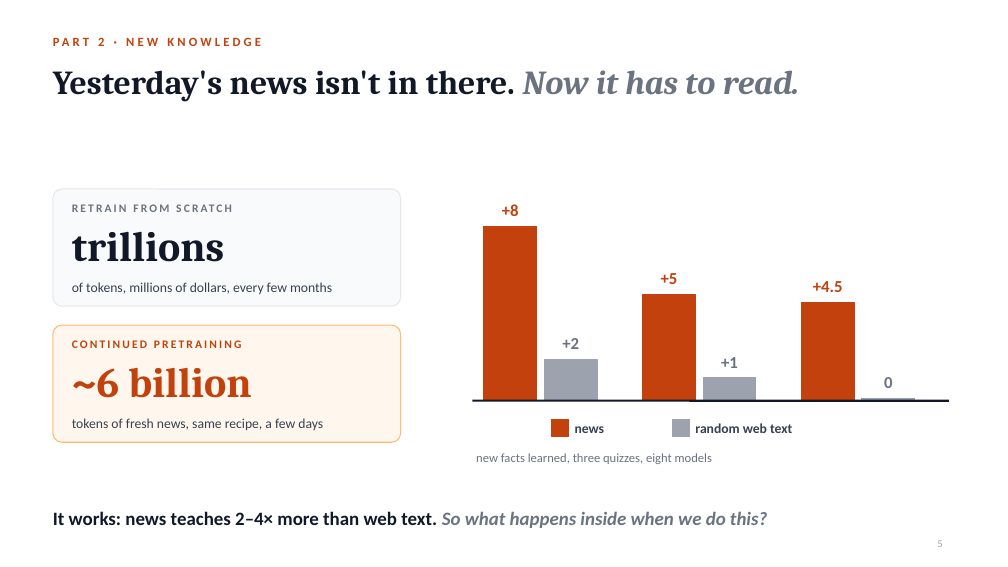
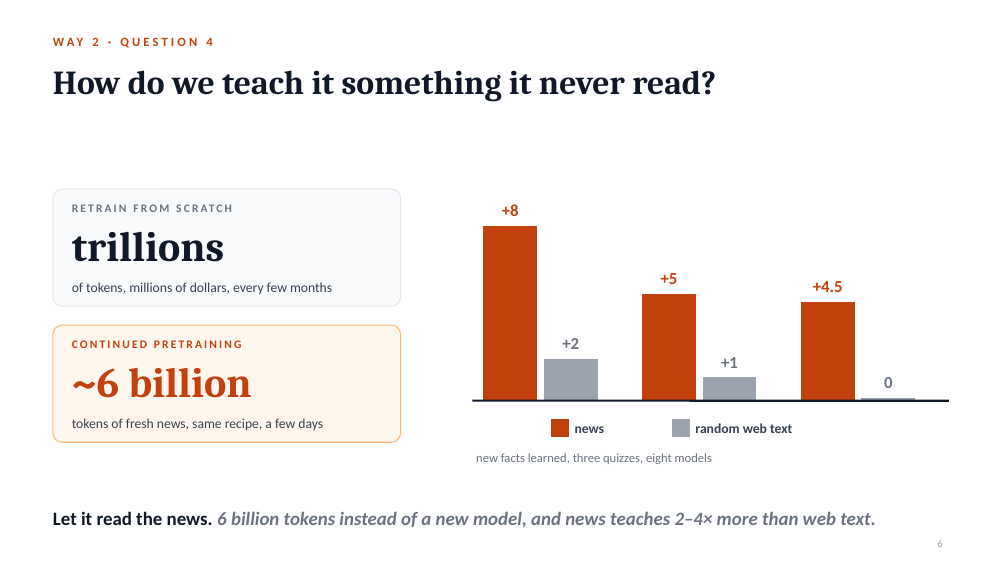
Before and after one commit to notagit3650/Claude_expo_repo_36501, a slide deck: slide 6 of slides/Retrain_or_teach.pptx (slide 5 before the commit). Drawn at 1008x567 pixels with LibreOffice and Linux fonts; fonts in the diff are those of the drawing. Boxes give left, top, right and bottom in pixels: in the first picture for what was removed or moved away, otherwise in the second. Text is boxed around its words. In the diff, an @@ line names an element or a change of style, - is before the commit and + after.

```diff
--- a/slides/Retrain_or_teach.pptx
+++ b/slides/Retrain_or_teach.pptx
@@ text at box(53, 37, 212, 46): text changed @@
-PART 2 · NEW KNOWLEDGE
+WAY 2 · QUESTION 4
@@ title at box(53, 70, 716, 102): text changed @@
-Yesterday's news isn't in there. Now it has to read.
+How do we teach it something it never read?
@@ text at box(53, 511, 876, 528): text changed; text colour #111827 to #6B7280; italic on @@
-It works: news teaches 2–4× more than web text. So what happens inside when we do this?
+Let it read the news. 6 billion tokens instead of a new model, and news teaches 2–4× more than web text.
```
Also in this commit, not shown: 12 other slides changed, 2 slides added, 1 slide removed, 2 other files.
